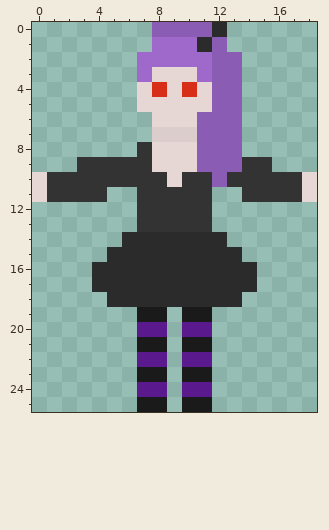
Pixel-art sprite, stored at resources/images/enemies/bossTwo.png. Above: the version before the commit.
The file is 19x26 pixels. Colours within 5 levels of each other are drawn and written as one.
And afterwards:
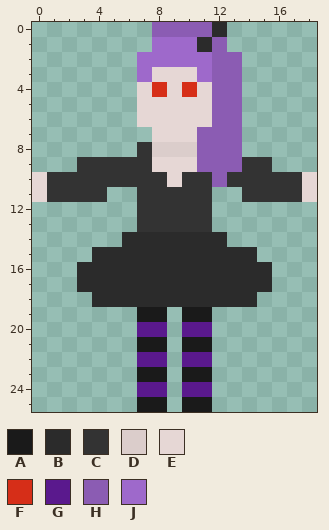
Palette (. is transparent): A #1a1a1a  B #2b2b2b  C #333333  D #dbcdcb  E #e6d7d5  F #d62e18  G #5a198d  H #8b5cb3  J #9e69cb
Difference:
There is now colour B in row 15 at x 4 and 14; in rows 16 to 17 at x 3 and 15; in row 18 at x 4 and 14.
The edit turns colour E into colour D in row 8 at x 8 to 10.
There is now colour E in row 6 at x 7.
The edit turns colour D into colour E in row 7 at x 8 to 10.
The edit turns colour H into colour E in row 6 at x 11.
Boxes around the changes in both pictures, in picture pixels (x1, y1, x2, y2):
changed: (137, 112, 212, 157)
added: (77, 247, 107, 307)
added: (242, 247, 272, 307)
